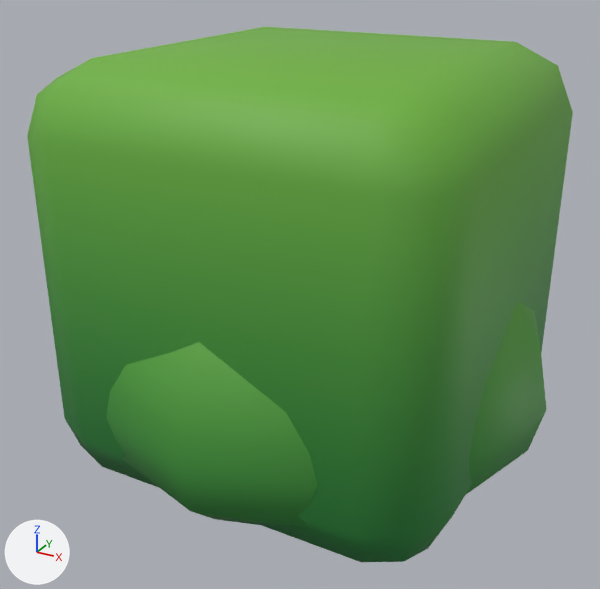
The glTF model glb/assets/bush/bush.glb: old version first, new version second.
The view is the same before and after, from a 50 mm camera at (1.173, -2.243, 1.642) aimed at (-0.026, -0.064, 0.553). The axes (+X, +Y, +Z) are drawn at lower left. The lights are the same throughout. The first picture is the older version. Objects named as collision shapes, trigger or cutter boxes, shadow casters or lower levels of detail are left out. Where no turn or scale is listed for an object, it has been applied to the vertices.

Objects in the first picture: 'bush_1', 'bush_2'.
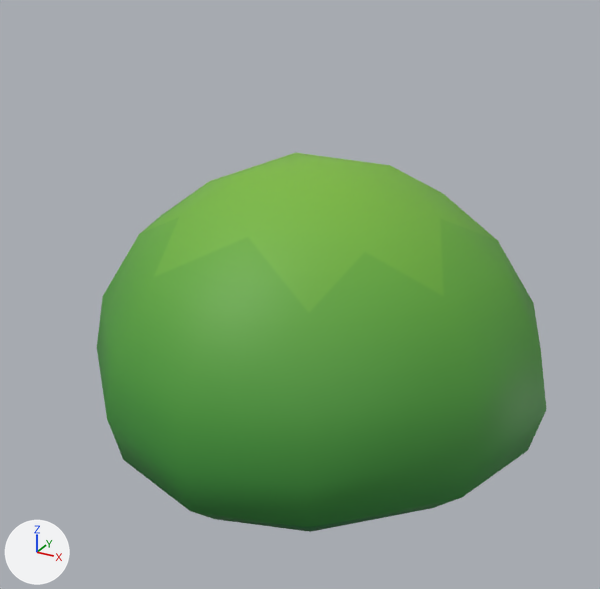
Location of each change, (x1, y1, x2, y2) in pixels of the pictures (600 x 589 px):
'bush_2', deleted (green): before (27, 27, 573, 562)
'bush_1', unchanged, uncovered by the edit: before (107, 302, 546, 526); after (97, 153, 546, 532)

What the commit changed:
Object 'bush_2' (ob_bush_2) is deleted.
